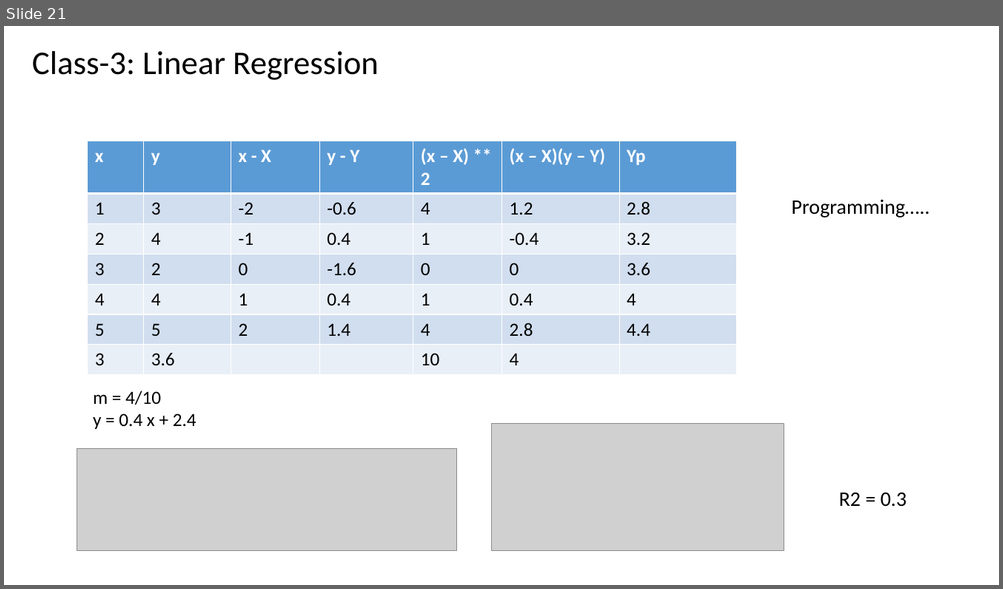
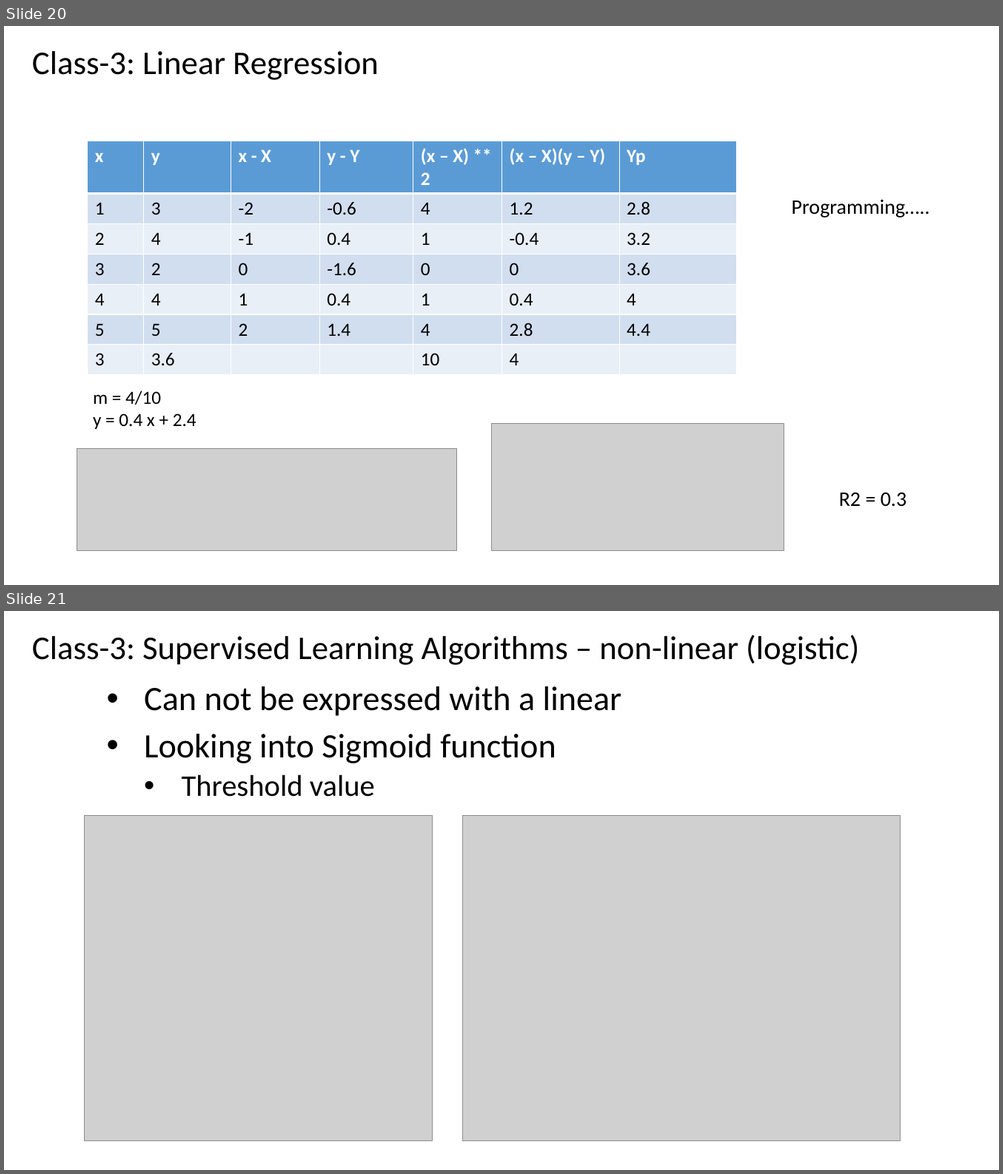
Before and after one commit to renshan2/accesspy, a slide deck: AI-ML-DL/Machine Learning.pptx. Shown one above the other, each under a label of ours: slide 21 before the commit, slides 20 and 21 after it. The pictures are 1003x589 and 1003x1174 pixels, drawn with LibreOffice and Linux fonts; fonts in the diff are those of the drawing; grey boxes stand for pictures. Boxes give left, top, right and bottom in pixels: in the first picture for what was removed or moved away, otherwise in the second. Text is boxed around its words. In the diff, an @@ line names an element or a change of style, - is before the commit and + after.

```diff
--- a/AI-ML-DL/Machine Learning.pptx
+++ b/AI-ML-DL/Machine Learning.pptx
@@ slide 21 added at bbox=[4, 611, 999, 1170], background #FFFFFF @@
@@ text added at bbox=[32, 635, 859, 665], 32 pt, text #000000 @@
+Class-3: Supervised Learning Algorithms – non-linear (logistic)
@@ subtitle added at bbox=[144, 686, 622, 797], 33 pt, text #000000 @@
+• Can not be expressed with a linear
+• Looking into Sigmoid function
+  • Threshold value
@@ picture added at bbox=[85, 815, 433, 1142] @@
@@ picture added at bbox=[463, 815, 900, 1142] @@
@@ what was slide 21 is now slide 20 @@
```
Also in this commit, not shown: 1 slide changed, 2 other slides added, 2 other files.
